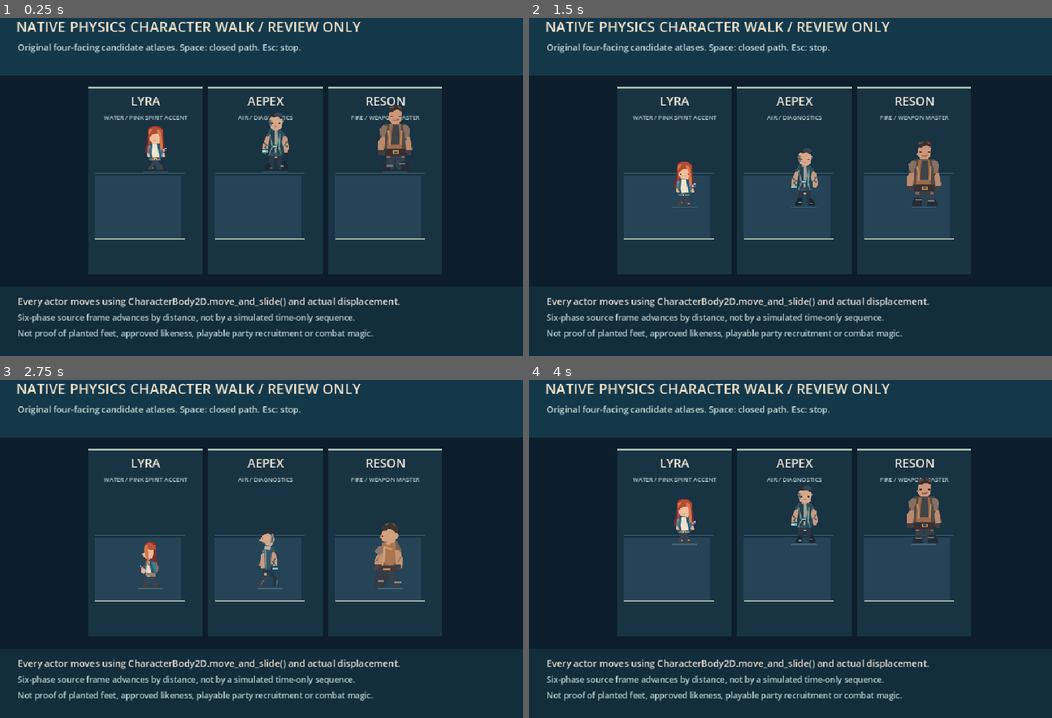
Above: before the commit, frames 1-4 (two rows, left to right).
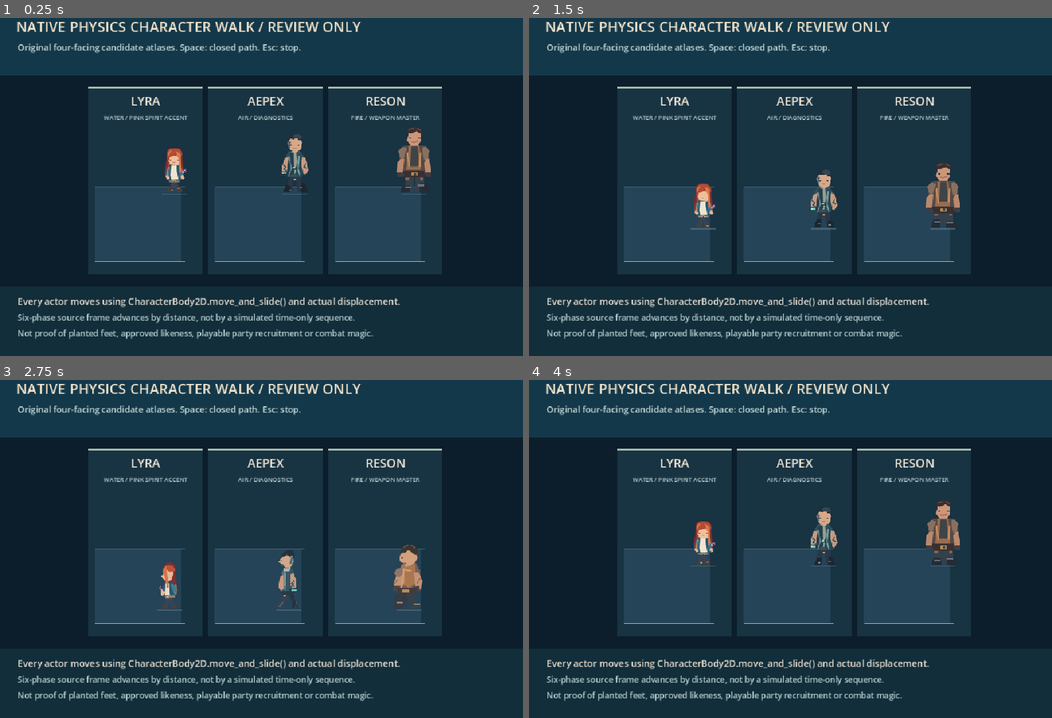
Above: after the commit, the same moments.

Repository: ndrorchestration/ToSailaStarrySky-jrpg
Game: Godot game, scene res://scenes/three_character_physics_walk_review.tscn
Same seed, same stepped clock (60 frames per second), same inputs: the game is played once before the commit and once after it. This scene is started directly instead of the project's main scene.
Inputs:
- Up to frame 1 (0.25 s): no input
- Up to frame 2 (1.5 s): tap Enter at 0.5 s; hold Right (ui_right) 0.53-1.28 s; tap L at 0.6 s; tap Space at 0.77 s; hold Down (ui_down) from 1.28 s (still down); tap M at 1.35 s
- Up to frame 3 (2.75 s): tap Space at 1.52 s; release Down (ui_down) at 2.03 s; hold Right (ui_right) from 2.03 s (still down); tap F at 2.1 s
- Up to frame 4 (4 s): release Right (ui_right) at 2.78 s; hold Up (ui_up) 2.78-3.53 s; tap H at 2.85 s; tap Space at 3.02, 3.77 s; hold Left (ui_left) from 3.53 s (still down); tap J at 3.6 s

The runs differ from the first frame. In frame 1, 3.3% of the frame differs, in the area x 18-83%, y 25-73%; in frame 2, 3.2%; in frame 3, 2.8%; in frame 4, 3.3%.

Commit message:
art(godot): center four-leg physics paths within character-review panels

Diff:
--- a/godot/scripts/three_character_physics_walk_review.gd
+++ b/godot/scripts/three_character_physics_walk_review.gd
@@ -16,7 +16,7 @@
         var actor: CharacterBody2D = ReviewActor.new()
         actor.name = NAMES[index] + "WalkReviewUnapproved"
         actor.set("character_id", NAMES[index])
-        actor.position = Vector2(X_ANCHORS[index], 300.0)
+        actor.position = Vector2(X_ANCHORS[index] + 35.0, 340.0)
         group.add_child(actor)
         actors[NAMES[index]] = actor
     queue_redraw()
@@ -51,9 +51,9 @@
         draw_rect(Rect2(x - 123.0, 146.0, 210.0, 3.0), Color("#a5bbab"))
         draw_string(ThemeDB.fallback_font, Vector2(x - 116.0, 180.0), NAMES[i].to_upper(), HORIZONTAL_ALIGNMENT_CENTER, 197, 22, Color("#f6ead9"))
         draw_string(ThemeDB.fallback_font, Vector2(x - 116.0, 206.0), LABELS[i], HORIZONTAL_ALIGNMENT_CENTER, 197, 11, Color("#b7cbcd"))
-        draw_line(Vector2(x - 110.0, 305.0), Vector2(x + 55.0, 305.0), Color("#426577"), 1.0)
-        draw_rect(Rect2(x - 111.0, 309.0, 159.0, 116.0), Color("#254457"))
-        draw_line(Vector2(x - 110.0, 425.0), Vector2(x + 55.0, 425.0), Color("#a8b8ac"), 2.0)
+        draw_line(Vector2(x - 110.0, 329.0), Vector2(x + 55.0, 329.0), Color("#426577"), 1.0)
+        draw_rect(Rect2(x - 111.0, 330.0, 159.0, 136.0), Color("#254457"))
+        draw_line(Vector2(x - 110.0, 466.0), Vector2(x + 55.0, 466.0), Color("#a8b8ac"), 2.0)
     draw_rect(Rect2(0.0, 513.0, 960.0, 127.0), Color("#122e3b"))
     draw_string(ThemeDB.fallback_font, Vector2(32.0, 546.0), "Every actor moves using CharacterBody2D.move_and_slide() and actual displacement.", HORIZONTAL_ALIGNMENT_LEFT, -1, 17, Color("#e8ddce"))
     draw_string(ThemeDB.fallback_font, Vector2(32.0, 575.0), "Six-phase source frame advances by distance, not by a simulated time-only sequence.", HORIZONTAL_ALIGNMENT_LEFT, -1, 15, Color("#b8ced1"))
